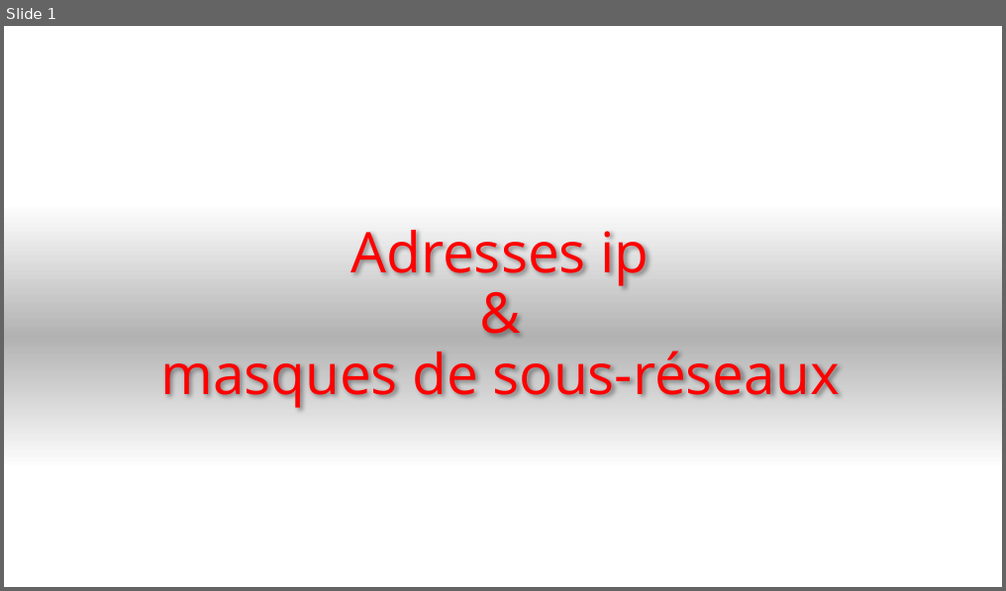
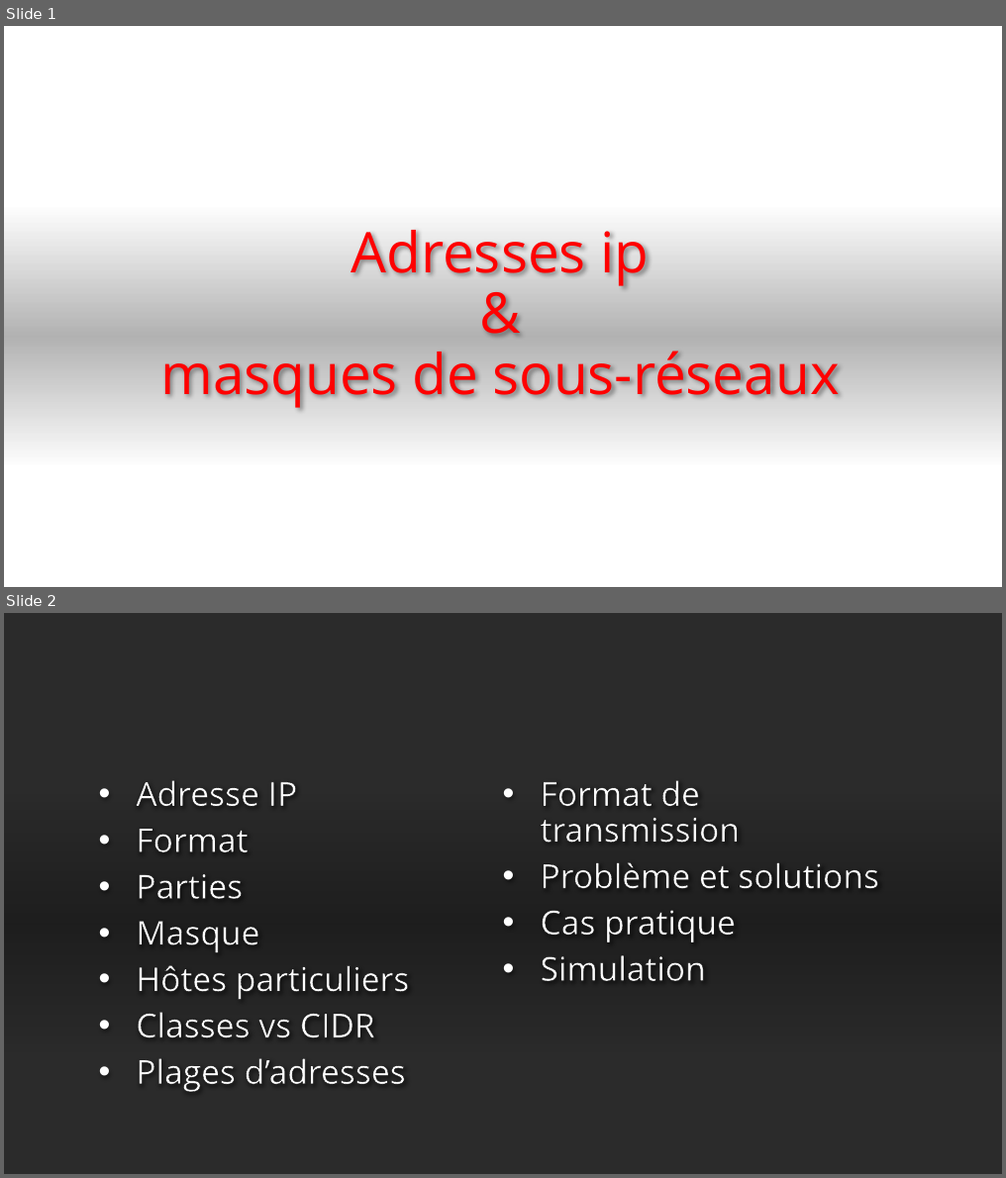
Before and after one commit to DetrembleurArthur/coding-overflow-ytb, a slide deck: networking/ip/presentation.pptx. Shown one above the other, each under a label of ours: slide 1 before the commit, slides 1 and 2 after it. The pictures are 1006x591 and 1006x1178 pixels, drawn with LibreOffice and Linux fonts; fonts in the diff are those of the drawing; background and template pictures are left out; a plain dark background stands for a picture behind light text. Boxes give left, top, right and bottom in pixels: in the first picture for what was removed or moved away, otherwise in the second. Text is boxed around its words. In the diff, an @@ line names an element or a change of style, - is before the commit and + after.

Commit message:
présentation fin

```diff
--- a/networking/ip/presentation.pptx
+++ b/networking/ip/presentation.pptx
@@ slide 2 added at bbox=[4, 613, 1002, 1174], background picture (left out) @@
@@ rectangle added at bbox=[4, 613, 1002, 1174], fill #FFFFFF @@
@@ subtitle added at bbox=[136, 780, 879, 1092], 32 pt, text #FFFFFF @@
+• Adresse IP
+• Format
+• Parties
+• Masque
+• Hôtes particuliers
+• Classes vs CIDR
+• Plages d’adresses
+• Format de transmission
+• Problème et solutions
+• Cas pratique
+• Simulation
@@ rectangle added at bbox=[4, 793, 1002, 1053], fill gradient #000000 @@
```
